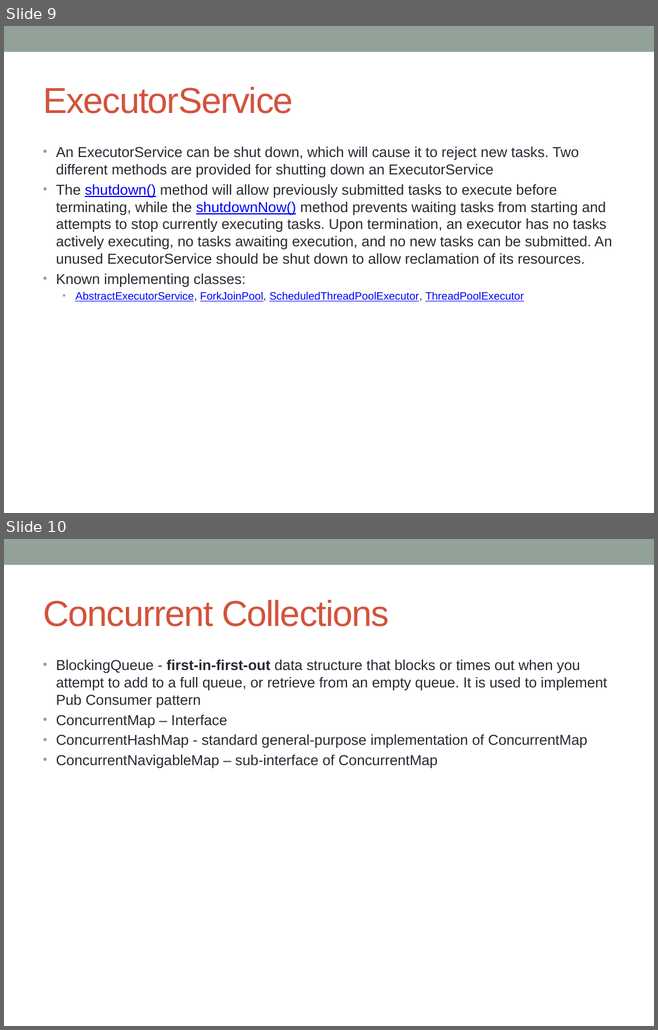
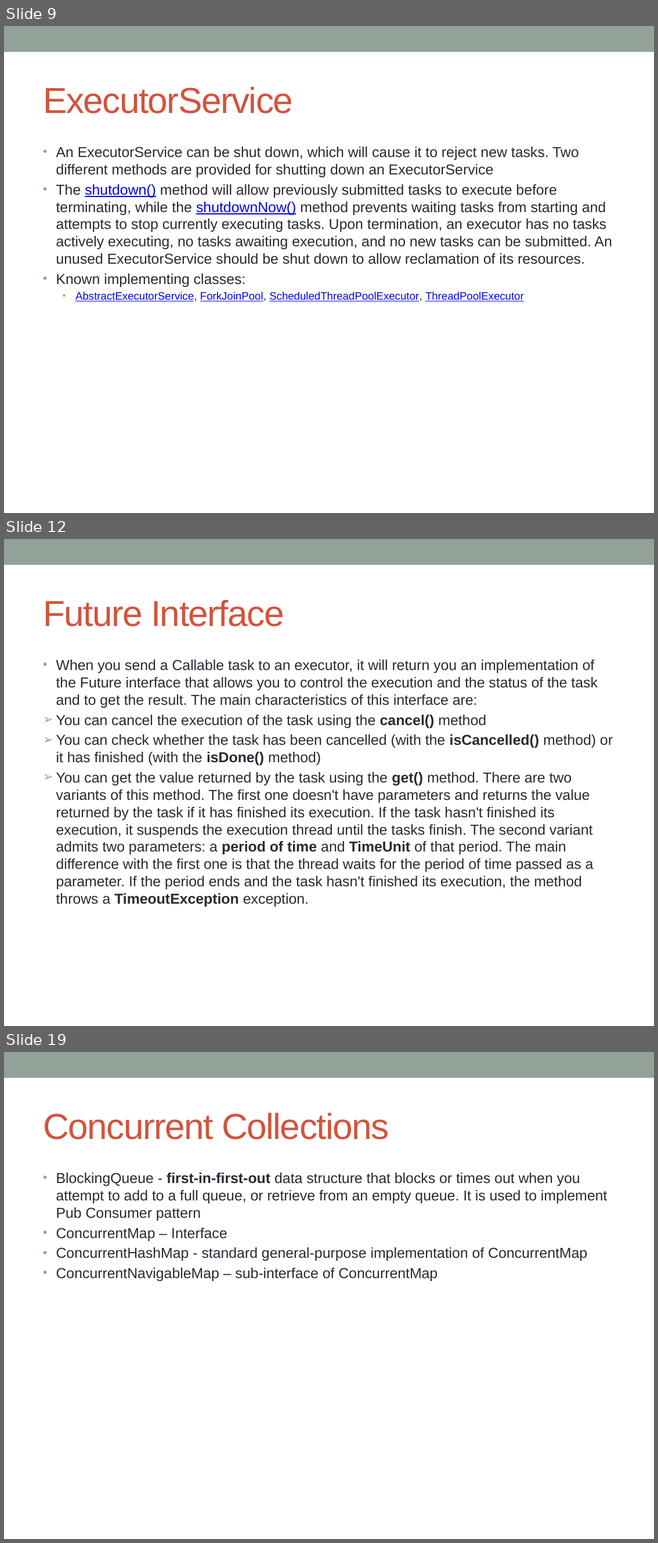
Before and after one commit to notionquest/ProjectDocumentation, a slide deck: MultiThreading.pptx. Shown one above the other, each under a label of ours: slides 9 and 10 before the commit, slides 9, 12 and 19 after it; the slides between them are not shown. The pictures are 658x1030 and 658x1543 pixels, drawn with LibreOffice and Linux fonts; fonts in the diff are those of the drawing. Boxes give left, top, right and bottom in pixels: in the first picture for what was removed or moved away, otherwise in the second. Text is boxed around its words. In the diff, an @@ line names an element or a change of style, - is before the commit and + after.

Commit message:
Executor in detail, Future and Callable difference

```diff
--- a/MultiThreading.pptx
+++ b/MultiThreading.pptx
@@ slide 12 added at (4,539,654,1026), background #FFFFFF; not listed: 1 template element that a slide beside it also shows @@
@@ title added at (43,600,284,627), 40 pt, text #D2533C @@
+Future Interface
@@ text added at (56,660,612,907), 16 pt, text #292934 @@
+• When you send a Callable task to an executor, it will return you an implementation of the Future interface that allows you to control the execution and the status of the task and to get the result. The main characteristics of this interface are:
+➢ You can cancel the execution of the task using the cancel() method
+➢ You can check whether the task has been cancelled (with the isCancelled() method) or it has finished (with the isDone() method)
+➢ You can get the value returned by the task using the get() method. There are two variants of this method. The first one doesn't have parameters and returns the value returned by the task if it has finished its execution. If the task hasn't finished its execution, it suspends the execution thread until the tasks finish. The second variant admits two parameters: a period of time and TimeUnit of that period. The main difference with the first one is that the thread waits for the period of time passed as a parameter. If the period ends and the task hasn't finished its execution, the method throws a TimeoutException exception.
@@ what was slide 10 is now slide 19 @@
```
Also in this commit, not shown: 8 other slides added.
